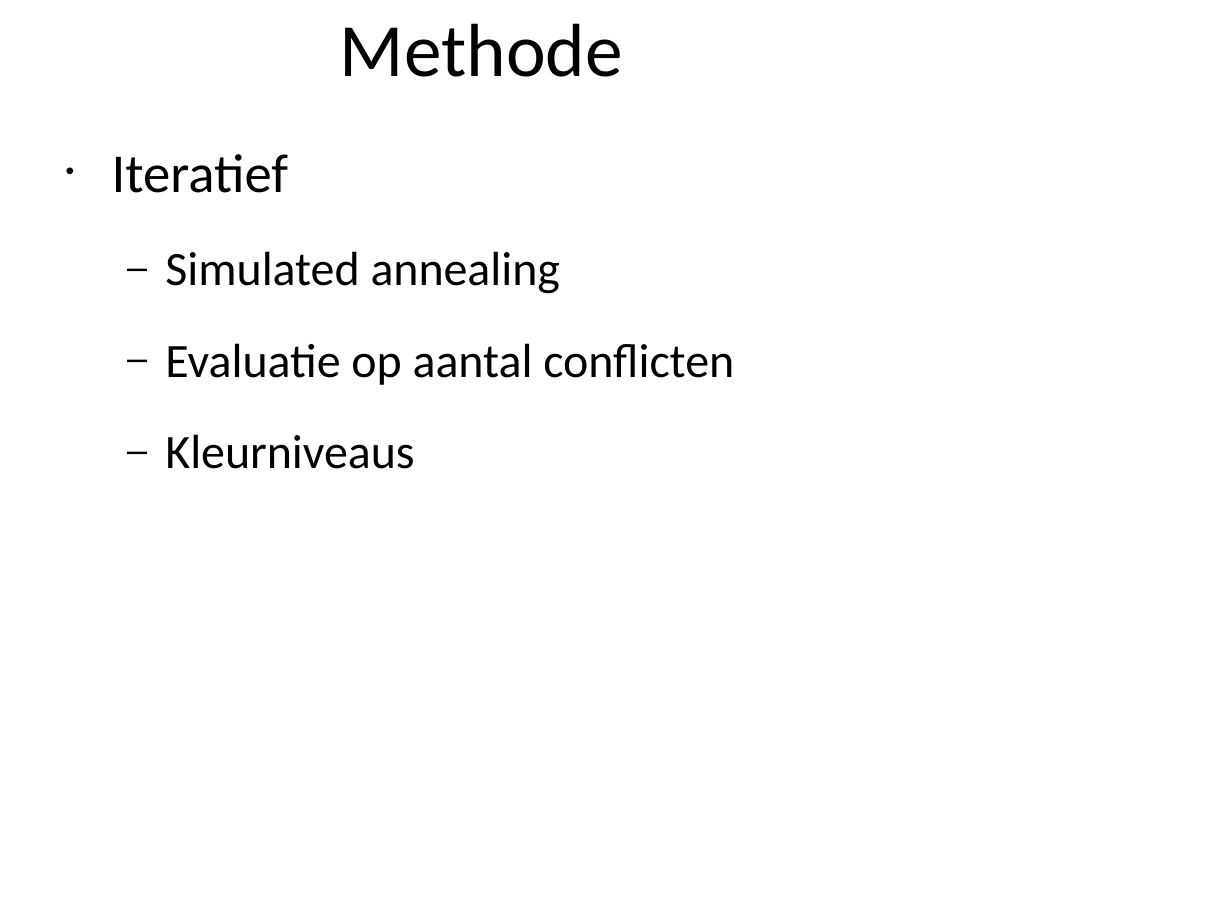
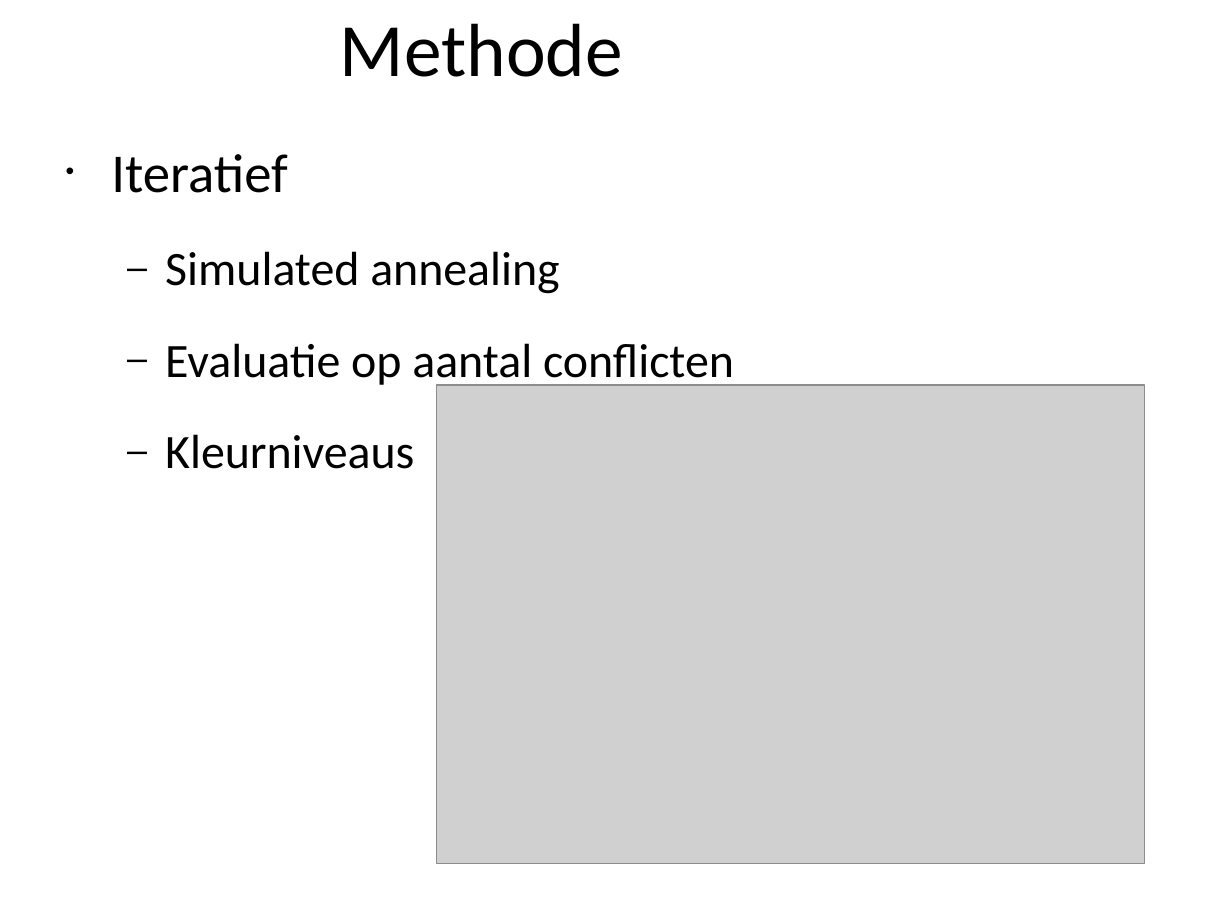
Before and after one commit to marten2/Heuristieken, a slide deck: slide 6 of Graafkleuring1.ppt. Drawn at 1232x924 pixels with LibreOffice and Linux fonts; fonts in the diff are those of the drawing; grey boxes stand for pictures; background and template pictures are left out. Boxes give left, top, right and bottom in pixels: in the first picture for what was removed or moved away, otherwise in the second. Text is boxed around its words. In the diff, an @@ line names an element or a change of style, - is before the commit and + after.

```diff
--- a/Graafkleuring1.ppt
+++ b/Graafkleuring1.ppt
@@ text "Iteratief" at (x1=111, y1=154, x2=734, y2=469): indent changed @@
@@ picture added at (x1=436, y1=386, x2=1145, y2=864) @@
```
Also in this commit, not shown: 9 other slides changed.
